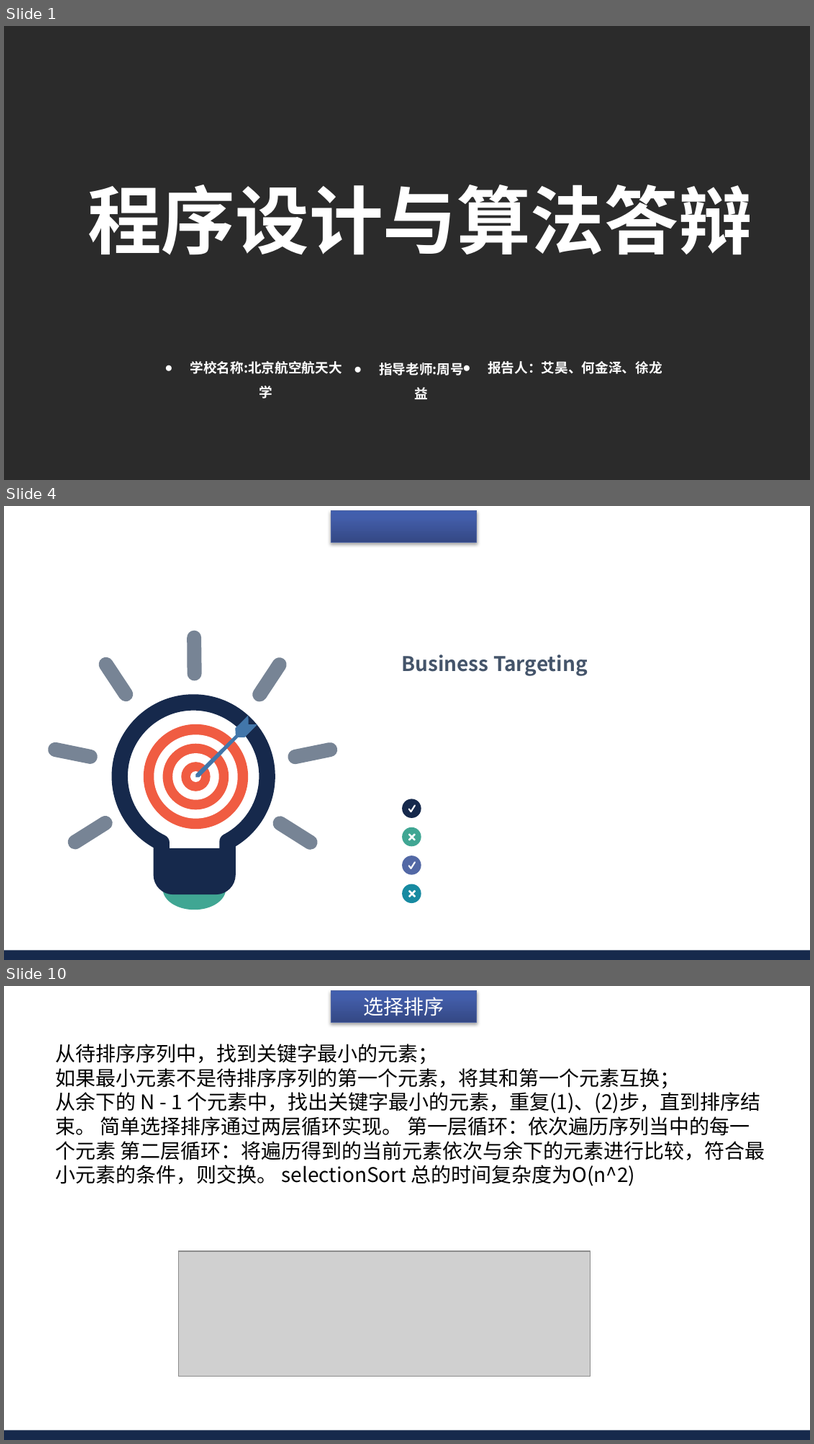
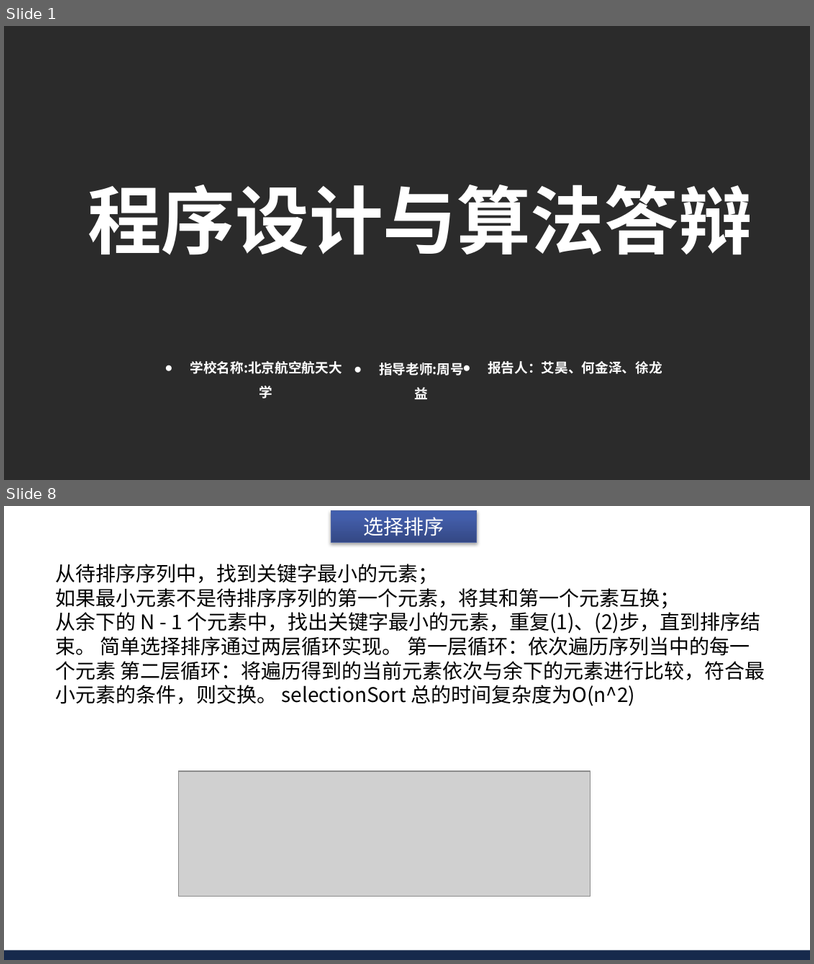
Before and after one commit to AisingioroHao0/BUAA_ProgrammingAndAlgorithms_TermProject, a slide deck: 答辩PPT/程序设计与算法大作业答辩.pptx. Shown one above the other, each under a label of ours: slides 1, 4 and 10 before the commit, slides 1 and 8 after it; the slides between them are not shown. The pictures are 814x1444 and 814x964 pixels, drawn with LibreOffice and Linux fonts; fonts in the diff are those of the drawing; grey boxes stand for pictures; background and template pictures are left out; a plain dark background stands for a picture behind light text. Boxes give left, top, right and bottom in pixels: in the first picture for what was removed or moved away, otherwise in the second. Text is boxed around its words. In the diff, an @@ line names an element or a change of style, - is before the commit and + after.

```diff
--- a/答辩PPT/程序设计与算法大作业答辩.pptx
+++ b/答辩PPT/程序设计与算法大作业答辩.pptx
@@ slide 4 removed at (x1=4, y1=506, x2=810, y2=960), background #FFFFFF; not listed: 2 template elements that a slide beside it also shows @@
@@ rectangle removed at (x1=331, y1=511, x2=476, y2=542) @@
@@ text removed at (x1=348, y1=507, x2=466, y2=510) @@
-选题背景
@@ text removed at (x1=402, y1=654, x2=588, y2=676) @@
-Business Targeting
@@ group removed at (x1=47, y1=630, x2=338, y2=909): 10 freeform shapes, 6 ellipses @@
@@ ellipse removed at (x1=402, y1=799, x2=422, y2=818) @@
@@ freeform shape removed at (x1=408, y1=804, x2=415, y2=813) @@
@@ ellipse removed at (x1=402, y1=827, x2=422, y2=847) @@
@@ freeform shape removed at (x1=409, y1=834, x2=416, y2=841) @@
@@ ellipse removed at (x1=402, y1=855, x2=422, y2=875) @@
@@ freeform shape removed at (x1=408, y1=861, x2=415, y2=869) @@
@@ ellipse removed at (x1=402, y1=883, x2=422, y2=903) @@
@@ freeform shape removed at (x1=409, y1=890, x2=416, y2=897) @@
@@ what was slide 10 is now slide 8 @@
```
Also in this commit, not shown: 6 slides changed, 8 slides added, 7 other slides removed.
